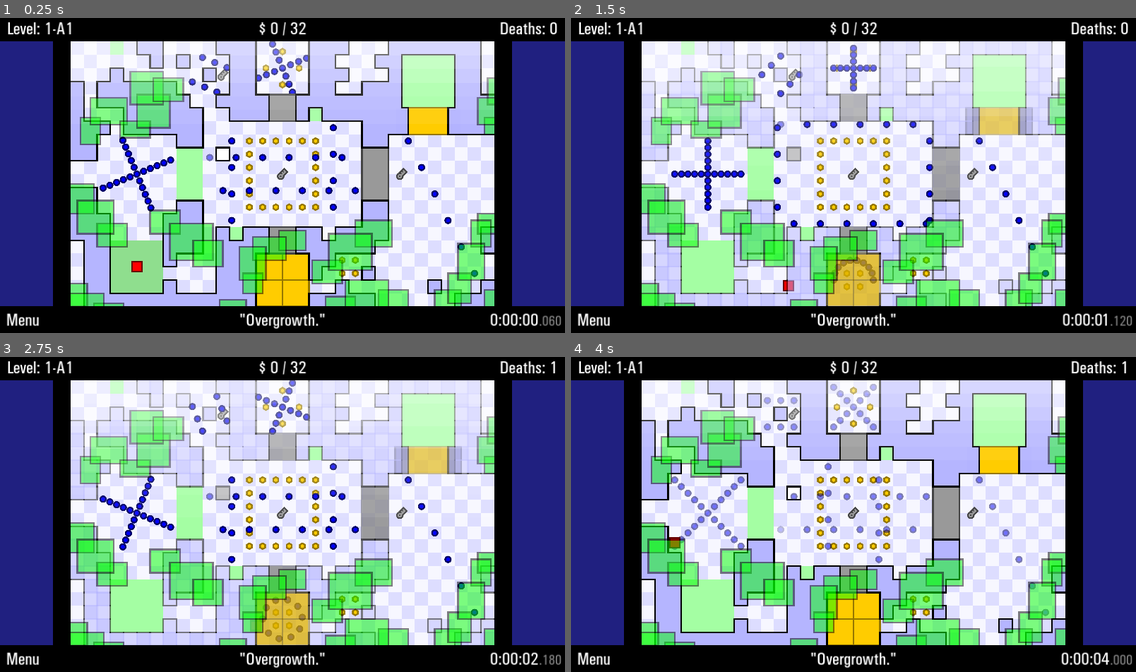
Above: before the commit, frames 1-4 (two rows, left to right).
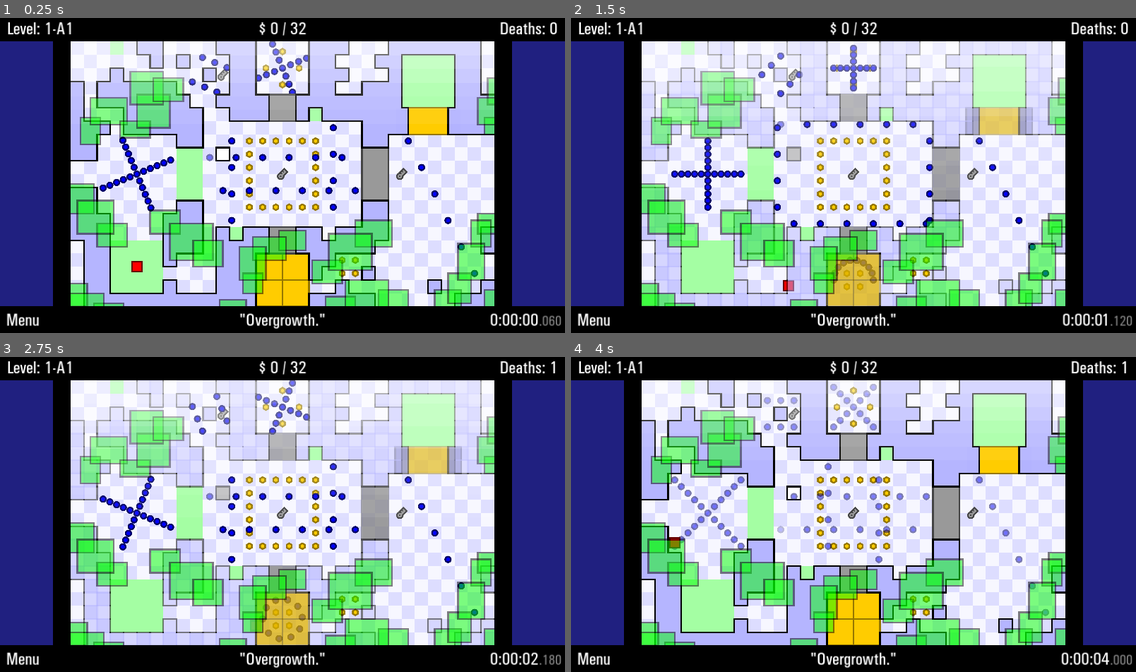
Above: after the commit, the same moments.

Repository: JustVictorGD/TWHG-Remake-Template
Game: Godot game, scene res://game/scenes/main.tscn
The game is run twice, just before and just after one commit, with the same random seed, the same clock (stepped at 60 frames per second) and the same inputs.
Inputs:
- Up to frame 1 (0.25 s): no input
- Up to frame 2 (1.5 s): hold D (right) 0.53-1.28 s; tap O (ghost) at 0.6 s; tap U (speed_hack) at 0.8, 1.35 s; hold S (down) from 1.28 s (still down)
- Up to frame 3 (2.75 s): tap O (ghost) at 1.55, 2.1 s; release S (down) at 2.03 s; hold D (right) from 2.03 s (still down); tap U (speed_hack) at 2.3 s
- Up to frame 4 (4 s): release D (right) at 2.78 s; hold W (up) 2.78-3.53 s; tap I (invincibility) at 2.85 s; tap O (ghost) at 3.05 s; hold A (left) from 3.53 s (still down); tap U (speed_hack) at 3.6 s

The runs differ from the first frame. In frame 1, 1.4% of the frame differs, in the area x 19-29%, y 70-88%; in frame 2, less than 0.1%; in frame 3, less than 0.1%; in frame 4, less than 0.1%.

Commit message:
Partial transition
- Changed some game objects to use the new RefCounted colliders.

- Removed the argument from the `get_vertices()` function, which now takes the parameters directly from the object it was called on.

- Added a `get_center()` function for placing the player in the middle of a ROTATED! checkpoint on (re)spawn.

- Modified the `push_out_of_walls()` function from the Collider autoload to take a RectangleCollider as an argument.

Diff:
--- a/core/autoloads/collider.gd
+++ b/core/autoloads/collider.gd
@@ -76,15 +76,17 @@
 
 
 
-func push_out_of_walls(hitbox: Rect2, subpixels: Vector2i, given_walls: Array[Rect2]) -> Vector2:
-	var proposed_position: Vector2i = get_center(hitbox) * 1000
+func push_out_of_walls(hitbox: RectangleCollider, subpixels: Vector2i, given_walls: Array[Rect2]) -> Vector2:
+	var usable_hitbox: Rect2 = Rect2(hitbox.position, hitbox.size)
+
+	var proposed_position: Vector2i = get_center(usable_hitbox) * 1000
 	var half_size: Vector2 = hitbox.size / 2
 
 	var intersections: Array[Rect2] = []
 	for wall: Rect2 in given_walls:
-		if hitbox.intersects(wall):
-			var intersection: Rect2 = hitbox.intersection(wall)
-			intersection.position -= get_center(hitbox)
+		if usable_hitbox.intersects(wall):
+			var intersection: Rect2 = usable_hitbox.intersection(wall)
+			intersection.position -= get_center(usable_hitbox)
 			intersections.append(intersection)
 
 	var edge: Vector2i = Vector2i.ZERO
--- a/core/scripts/object_scripts/checkpoint.gd
+++ b/core/scripts/object_scripts/checkpoint.gd
@@ -23,6 +23,8 @@
 
 var flash_animation: TickBasedTimer = TickBasedTimer.new(120)
 var id: int
+
+var hitbox_2: RectangleCollider = RectangleCollider.new()
 var hitbox: Rect2
 
 func _ready() -> void:
@@ -37,6 +39,11 @@
 
 
 func movement_update() -> void:
+	hitbox_2.position = self.global_position
+	hitbox_2.size = self.size
+	hitbox_2.rotation = self.rotation
+	hitbox_2.pivot_offset = self.pivot_offset
+
 	hitbox = Rect2(round(global_position), round(size))
 
 
--- a/core/scripts/object_scripts/coin.gd
+++ b/core/scripts/object_scripts/coin.gd
@@ -1,6 +1,6 @@
 extends Collectable
 
-var radius: int = 13
+var hitbox: CircleCollider = CircleCollider.new(Vector2.ZERO, 13)
 
 var id: int
 
@@ -20,3 +20,6 @@
 
 func checkpoint_touched(_id: int) -> void:
 	save()
+
+func movement_update() -> void:
+	hitbox.position = self.global_position
--- a/core/scripts/object_scripts/enemy.gd
+++ b/core/scripts/object_scripts/enemy.gd
@@ -2,7 +2,7 @@
 
 @export var lock_scale : bool = true
 
-var radius: float = 7
+var hitbox: CircleCollider = CircleCollider.new(Vector2.ZERO, 7)
 var id: int
 @onready var original_opacity: float = modulate.a
 
@@ -12,6 +12,8 @@
 	id = Collider.register_enemy_id(self)
 
 func movement_update() -> void:
+	hitbox.position = self.global_position
+
 	if lock_scale:
 		global_scale = Vector2(1, 1)
 
--- a/core/scripts/object_scripts/key.gd
+++ b/core/scripts/object_scripts/key.gd
@@ -1,7 +1,8 @@
 extends Collectable
 
 @export var key_id: int = -1
-var radius: int = 13
+
+var hitbox: CircleCollider = CircleCollider.new(Vector2.ZERO, 13)
 var id: int # Not to be confused with the key_id,
 # this one is only for collision and collectable saving
 
@@ -25,3 +26,6 @@
 
 func checkpoint_touched(_id: int) -> void:
 	save()
+
+func movement_update() -> void:
+	hitbox.position = self.global_position
--- a/core/scripts/object_scripts/player.gd
+++ b/core/scripts/object_scripts/player.gd
@@ -16,6 +16,8 @@
 }
 
 # Physics
+var hitbox_2: RectangleCollider = RectangleCollider.new(Rect2(position - PLAYER_SIZE / 2, PLAYER_SIZE))
+
 var hitbox: Rect2 = Rect2(position - PLAYER_SIZE / 2, PLAYER_SIZE)
 var test_box: Rect2 = Rect2(position - PLAYER_SIZE, PLAYER_SIZE * 2)
 
@@ -65,11 +67,14 @@
 	if not AreaManager.ghost:
 		move(Collider.corner_slide(hitbox, Collider.walls, \
 				sliding_sensitivity, velocity, movement_direction) * speed * speed_hack_multiplier)
-		move_to(Collider.push_out_of_walls(hitbox, subpixels, Collider.walls))
+		move_to(Collider.push_out_of_walls(hitbox_2, subpixels, Collider.walls))
 
 
 func collision_update() -> void:
 	Collider.touched_checkpoint_ids.clear()
+
+	if dead:
+		return
 
 	for checkpoint: ColorRect in get_tree().get_nodes_in_group("checkpoints"):
 		if hitbox.intersects(checkpoint.hitbox):
@@ -78,16 +83,15 @@
 			last_checkpoint_id = checkpoint.id
 
 	for coin: Node2D in get_tree().get_nodes_in_group("coins"):
-		if Collider.rect_and_circle_overlap(hitbox, coin.global_position, coin.radius):
+		if hitbox_2.intersects(coin.hitbox):
 			coin.collect()
 
 	for enemy: Node2D in get_tree().get_nodes_in_group("enemies"):
-		if Collider.rect_and_circle_overlap(hitbox, enemy.global_position, enemy.radius) and not dead:
-			if not AreaManager.invincible:
-				enemy_death()
+		if not AreaManager.invincible and hitbox_2.intersects(enemy.hitbox):
+			enemy_death()
 
 	for key: Node2D in get_tree().get_nodes_in_group("keys"):
-		if Collider.rect_and_circle_overlap(hitbox, key.global_position, key.radius) and not dead:
+		if hitbox_2.intersects(key.hitbox):
 			key.collect()
 
 
@@ -173,7 +177,9 @@
 		position.y -= 1
 
 	position = round(position)
-	hitbox = Rect2(position - PLAYER_SIZE / 2, PLAYER_SIZE)
+	hitbox_2.position = position - PLAYER_SIZE / 2
+	hitbox_2.size = PLAYER_SIZE
+
 	test_box = Rect2(position - PLAYER_SIZE, PLAYER_SIZE * 2)
 
 # Sets the position using the subpixel system.
@@ -197,7 +203,10 @@
 		position.y -= 1
 
 	position = round(position)
-	hitbox = Rect2(position - PLAYER_SIZE / 2, PLAYER_SIZE)
+
+	hitbox_2.position = position - PLAYER_SIZE / 2
+	hitbox_2.size = PLAYER_SIZE
+
 	test_box = Rect2(position - PLAYER_SIZE, PLAYER_SIZE * 2)
 
 func toggle_speed_hack() -> void:
--- a/core/scripts/ref_counted_classes/rectangle_collider.gd
+++ b/core/scripts/ref_counted_classes/rectangle_collider.gd
@@ -59,8 +59,8 @@
 
 # Separating Axis Theorem here we go.
 func are_rectangles_colliding(rect_1: RectangleCollider, rect_2: RectangleCollider) -> bool:
-	var rect_1_vertices: PackedVector2Array = get_vertices(rect_1)
-	var rect_2_vertices: PackedVector2Array = get_vertices(rect_2)
+	var rect_1_vertices: PackedVector2Array = get_vertices()
+	var rect_2_vertices: PackedVector2Array = rect_2.get_vertices()
 	var axes: PackedVector2Array = get_separating_axes(rect_1_vertices, rect_2_vertices)
 
 	for axis: Vector2 in axes:
@@ -79,8 +79,8 @@
 
 
 
-func get_vertices(shape: RectangleCollider) -> PackedVector2Array:
-	var rect: Rect2 = Rect2(shape.position, shape.size)
+func get_vertices() -> PackedVector2Array:
+	var rect: Rect2 = Rect2(position, size)
 
 	var vertices: PackedVector2Array = [
 		Vector2(0, 0),
@@ -90,13 +90,18 @@
 	]
 
 	for i: int in range(vertices.size()):
-		vertices[i] -= shape.pivot_offset
-		vertices[i] = vertices[i].rotated(shape.rotation)
-		vertices[i] += shape.pivot_offset
+		vertices[i] -= pivot_offset
+		vertices[i] = vertices[i].rotated(rotation)
+		vertices[i] += pivot_offset
 		vertices[i] += rect.position
 
 	return vertices
 
+
+
+func get_center() -> Vector2:
+	var vertices: PackedVector2Array = get_vertices()
+	return Vector2((vertices[0] + vertices[3]) / 2)
 
 
 func get_separating_axes(rect_1_vertices: PackedVector2Array, rect_2_vertices: PackedVector2Array) -> PackedVector2Array:
--- a/game/areas/level 1/1-b2.tscn
+++ b/game/areas/level 1/1-b2.tscn
@@ -876,7 +876,7 @@
 offset_right = 1152.0
 offset_bottom = 576.0
 key_id = 2
-open_method = 1.0
+open_method = 1
 
 [node name="KeyDoor2" parent="Doors/KeyDoors" instance=ExtResource("10_x5t53")]
 offset_left = 720.0
@@ -884,7 +884,7 @@
 offset_right = 816.0
 offset_bottom = 288.0
 key_id = 1
-open_method = 1.0
+open_method = 1
 
 [node name="KeyDoor3" parent="Doors/KeyDoors" instance=ExtResource("10_x5t53")]
 z_index = 6
@@ -893,7 +893,7 @@
 offset_right = 816.0
 offset_bottom = 768.0
 key_id = 0
-open_method = 1.0
+open_method = 1
 custom_method = Rect2(0.5, -0.5, 0, 2)
 open_time = 1200
 fade = true
@@ -905,7 +905,7 @@
 offset_top = 240.0
 offset_right = 1368.0
 offset_bottom = 336.0
-open_method = 1.0
+open_method = 1
 
 [node name="GoldDoor2" parent="Doors/GoldDoors" instance=ExtResource("12_1mhss")]
 offset_left = 672.0
@@ -913,7 +913,7 @@
 offset_right = 768.0
 offset_bottom = 864.0
 money_requirement = 1
-open_method = 1.0
+open_method = 1
 custom_method = Rect2(0, 0, 0, 0)
 
 [node name="GoldDoor3" parent="Doors/GoldDoors" instance=ExtResource("12_1mhss")]
@@ -922,7 +922,7 @@
 offset_right = 864.0
 offset_bottom = 864.0
 money_requirement = 1
-open_method = 1.0
+open_method = 1
 custom_method = Rect2(1, 0, 0, 0)
 
 [node name="GoldDoor4" parent="Doors/GoldDoors" instance=ExtResource("12_1mhss")]
@@ -931,7 +931,7 @@
 offset_right = 768.0
 offset_bottom = 960.0
 money_requirement = 1
-open_method = 1.0
+open_method = 1
 custom_method = Rect2(0, 1, 0, 0)
 
 [node name="GoldDoor5" parent="Doors/GoldDoors" instance=ExtResource("12_1mhss")]
@@ -940,7 +940,7 @@
 offset_right = 864.0
 offset_bottom = 960.0
 money_requirement = 1
-open_method = 1.0
+open_method = 1
 custom_method = Rect2(1, 1, 0, 0)
 
 [node name="TileMap" parent="." instance=ExtResource("7_mg4fx")]
--- a/game/scenes/collision_testing.tscn
+++ b/game/scenes/collision_testing.tscn
@@ -18,16 +18,18 @@
 position = Vector2(96, 24)
 
 [node name="ColorRect" type="ColorRect" parent="."]
-offset_left = 480.0
-offset_top = 248.0
-offset_right = 677.0
-offset_bottom = 360.0
+offset_left = 208.0
+offset_top = 104.0
+offset_right = 405.0
+offset_bottom = 216.0
 rotation = -2.61799
 color = Color(1, 0, 0, 1)
 
 [node name="ColorRect2" type="ColorRect" parent="."]
-offset_left = 72.0
-offset_top = 112.0
-offset_right = 272.0
-offset_bottom = 224.0
+offset_left = -64.0
+offset_top = -8.0
+offset_right = 64.0
+offset_bottom = 72.0
+rotation = 0.785397
+pivot_offset = Vector2(64, 40)
 color = Color(0, 1, 0, 1)
--- a/game/scenes/tester.gd
+++ b/game/scenes/tester.gd
@@ -5,13 +5,13 @@
 var rect: RectangleCollider = RectangleCollider.new()
 var rect_2: RectangleCollider = RectangleCollider.new()
 
-var circle_1: CircleCollider = CircleCollider.new()
-var circle_2: CircleCollider = CircleCollider.new()
-var circle_3: CircleCollider = CircleCollider.new()
-
 @onready var enemy_1: Node2D = $BlueEnemy
 @onready var enemy_2: Node2D = $BlueEnemy2
 @onready var enemy_3: Node2D = $BlueEnemy3
+
+@onready var circle_1: CircleCollider = enemy_1.hitbox
+@onready var circle_2: CircleCollider = enemy_2.hitbox
+@onready var circle_3: CircleCollider = enemy_3.hitbox
 
 @onready var color_rect: ColorRect = $ColorRect
 @onready var color_rect_2: ColorRect = $ColorRect2
@@ -27,13 +27,6 @@
 	rect_2.rotation = color_rect_2.rotation
 	rect_2.pivot_offset = color_rect_2.pivot_offset
 
-	circle_1.position = enemy_1.position
-	circle_1.radius = enemy_1.radius
-
-	circle_2.position = enemy_2.position
-	circle_2.radius = enemy_2.radius
-
-	circle_3.position = enemy_3.position
-	circle_3.radius = enemy_3.radius
-
 	print(rect.intersects(rect_2))
+	print(rect.get_center())
+	print(rect_2.get_center())
